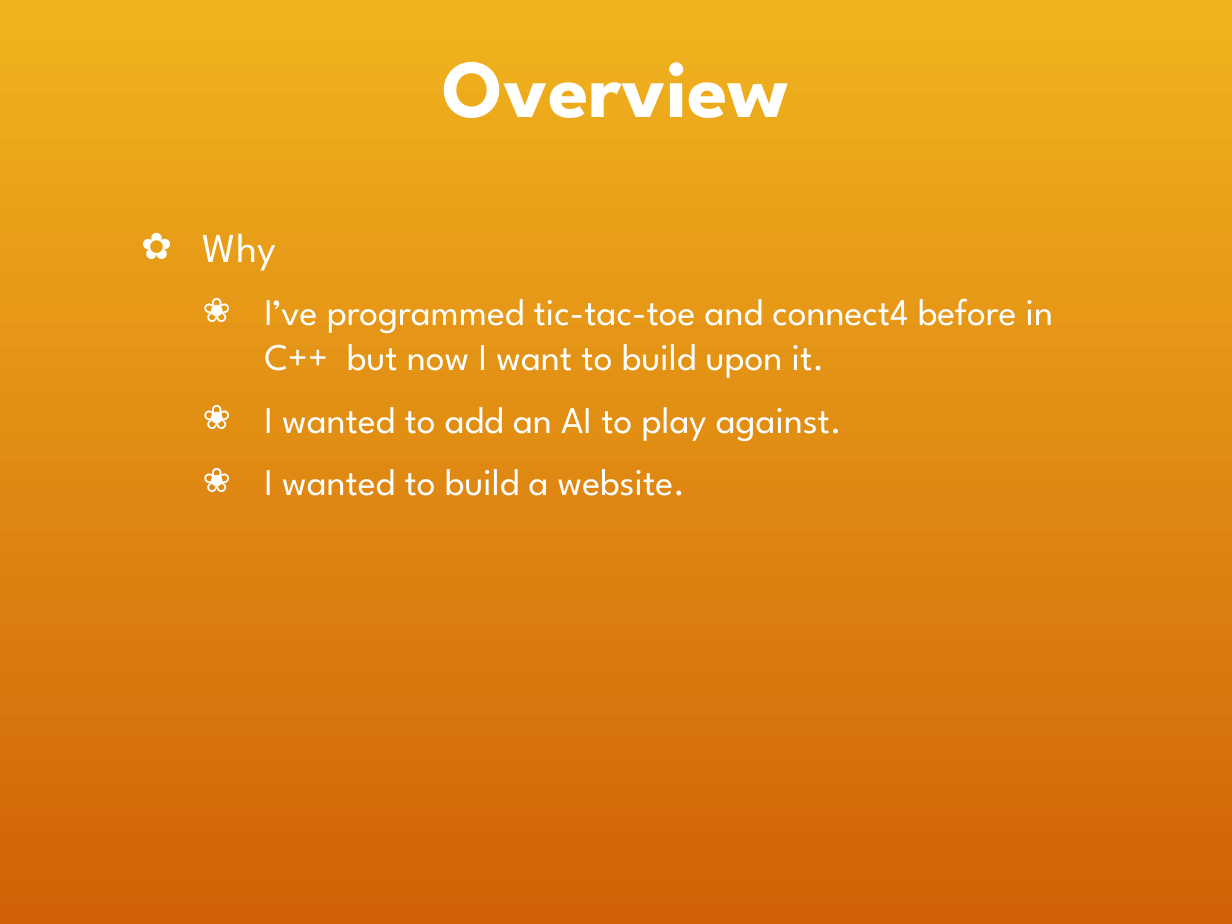
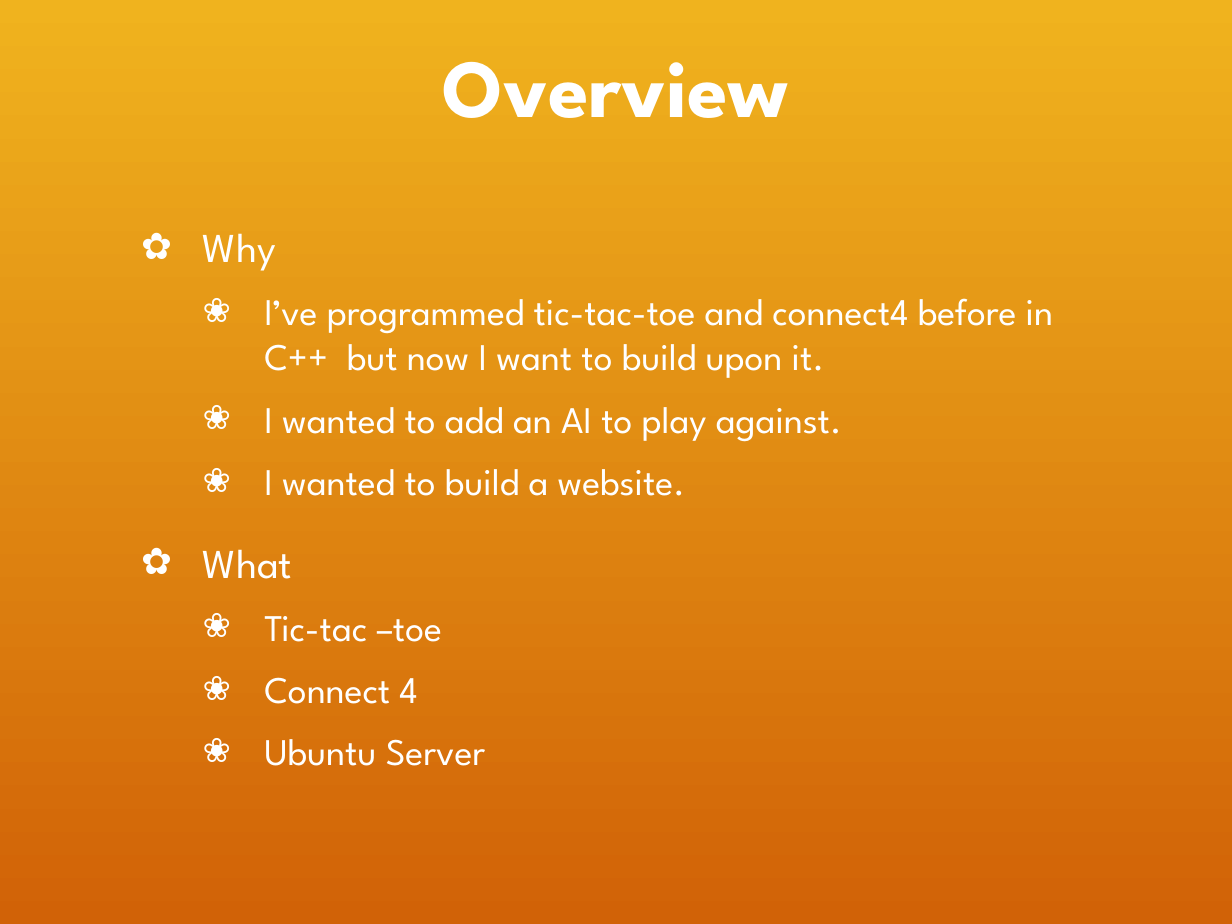
Before and after one commit to dextercarlmiller/Senior-Project, a slide deck: slide 3 of files/Sr preso (1).pptx. Drawn at 1232x924 pixels with LibreOffice and Linux fonts; fonts in the diff are those of the drawing; background and template pictures are left out. Boxes give left, top, right and bottom in pixels: in the first picture for what was removed or moved away, otherwise in the second. Text is boxed around its words. In the diff, an @@ line names an element or a change of style, - is before the commit and + after.

```diff
--- a/files/Sr preso (1).pptx
+++ b/files/Sr preso (1).pptx
@@ text at [203, 549, 486, 766]: paragraphs added @@
+✿ What
+  ❀ Tic-tac –toe
+  ❀ Connect 4
+  ❀ Ubuntu Server
```
Also in this commit, not shown: 2 other slides changed, 3 slides added, 6 other files.
